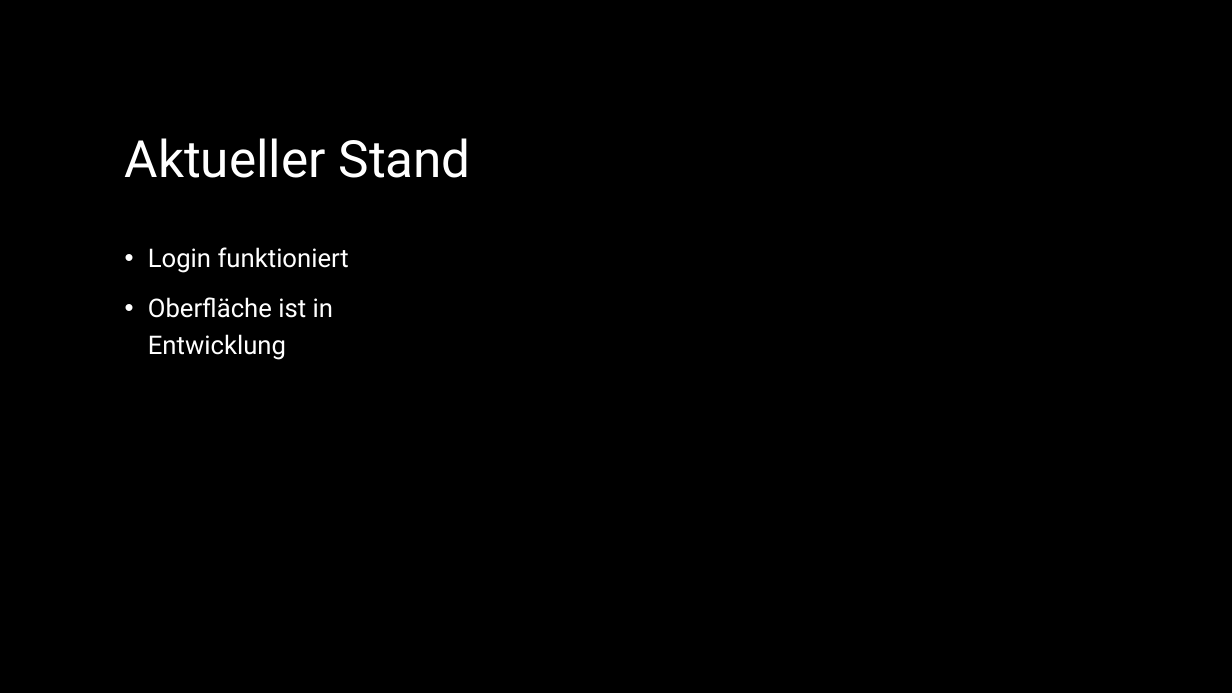
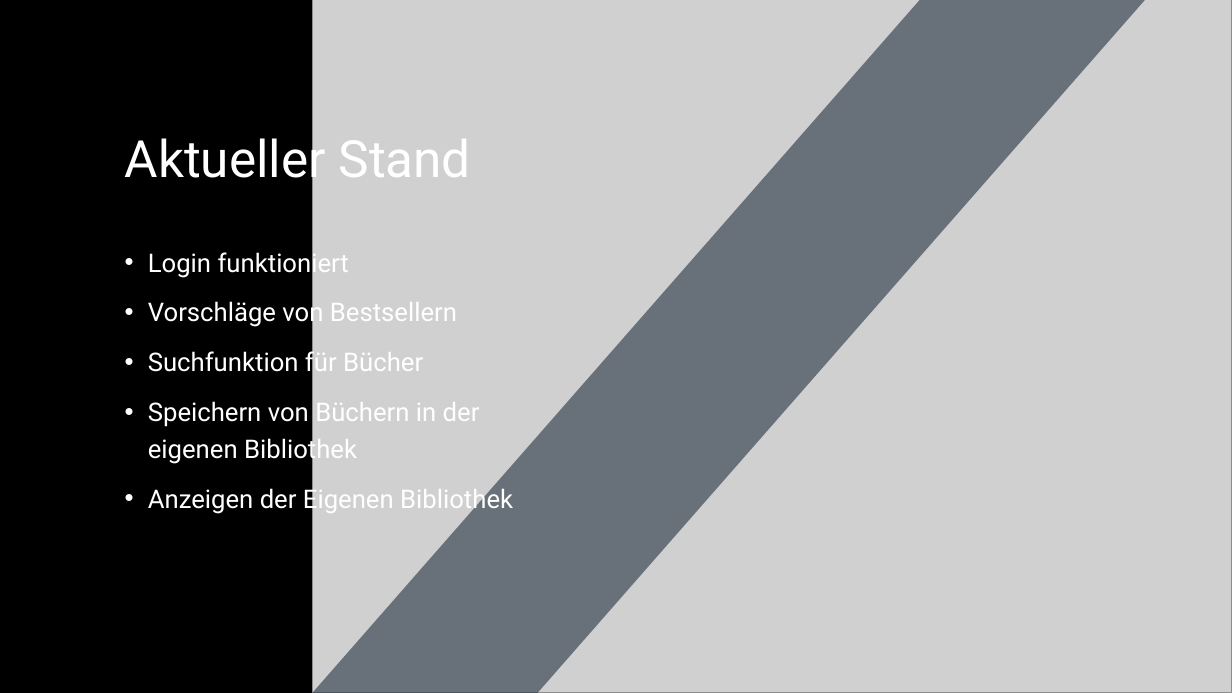
Before and after one commit to AaloFanaa/htldo5_swp, a slide deck: slide 5 of ScreenTale/Projektmanagement/Projekt Präsentationen/ScreenTale Zwischenpräsentation _14_02_2024.pptx. Drawn at 1232x693 pixels with LibreOffice and Linux fonts; fonts in the diff are those of the drawing; grey boxes stand for pictures. Boxes give left, top, right and bottom in pixels: in the first picture for what was removed or moved away, otherwise in the second. Text is boxed around its words. In the diff, an @@ line names an element or a change of style, - is before the commit and + after.

```diff
--- a/ScreenTale/Projektmanagement/Projekt Präsentationen/ScreenTale Zwischenpräsentation _14_02_2024.pptx
+++ b/ScreenTale/Projektmanagement/Projekt Präsentationen/ScreenTale Zwischenpräsentation _14_02_2024.pptx
@@ picture added at box(312, 0, 1232, 693) @@
@@ freeform shape added at box(312, 0, 1145, 693), fill #243241 at 60% opacity @@
@@ title "Aktueller Stand": place and size @@
-title "Aktueller Stand" at box(125, 138, 471, 178)
+title "Aktueller Stand" at box(125, 130, 471, 190)
@@ title "Aktueller Stand" at box(125, 130, 471, 190): vertical alignment top to middle @@
@@ text removed at box(148, 247, 349, 360) @@
-• Login funktioniert
-• Oberfläche ist in Entwicklung
@@ text added at box(148, 248, 513, 514), 20 pt, text #FFFFFF @@
+• Login funktioniert
+• Vorschläge von Bestsellern
+• Suchfunktion für Bücher
+• Speichern von Büchern in der eigenen Bibliothek
+• Anzeigen der Eigenen Bibliothek
```
Also in this commit, not shown: 1 other slide changed, 1 slide added, 1 slide removed, 1 other file.
